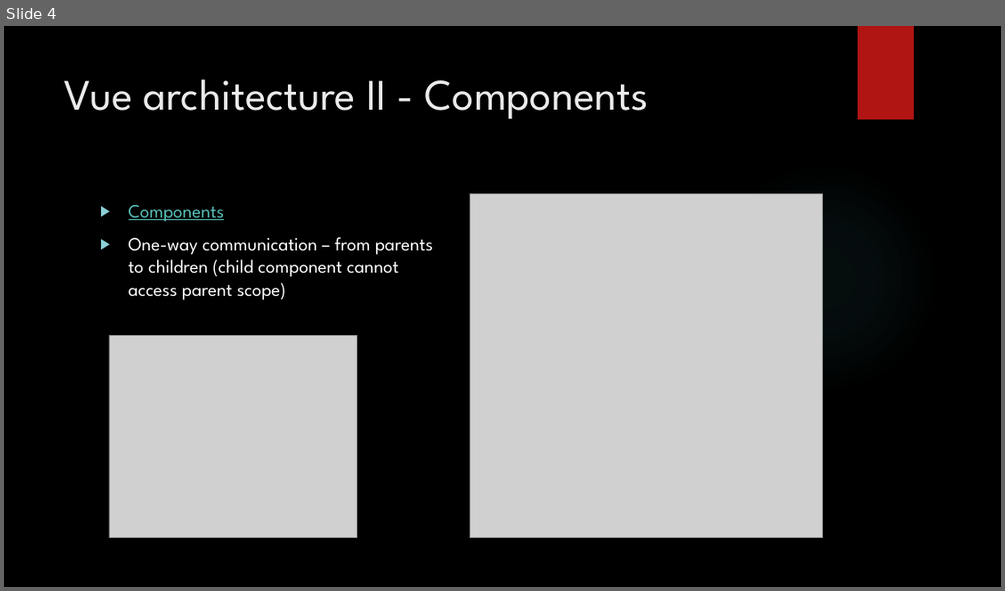
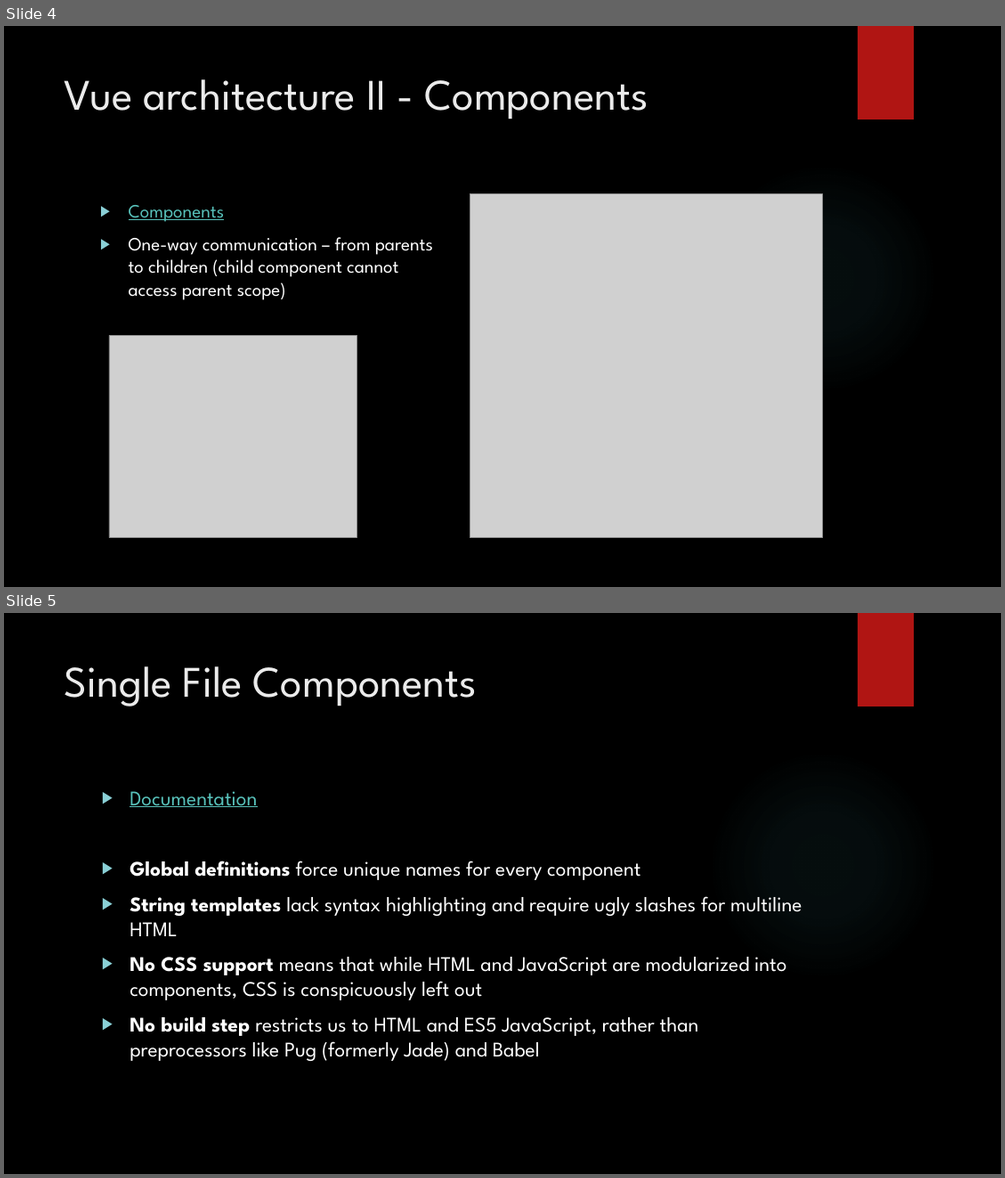
Before and after one commit to lukasmakac/bchistory, a slide deck: VUE.pptx. Shown one above the other, each under a label of ours: slide 4 before the commit, slides 4 and 5 after it. The pictures are 1005x591 and 1005x1178 pixels, drawn with LibreOffice and Linux fonts; fonts in the diff are those of the drawing; grey boxes stand for pictures; background and template pictures are left out. Boxes give left, top, right and bottom in pixels: in the first picture for what was removed or moved away, otherwise in the second. Text is boxed around its words. In the diff, an @@ line names an element or a change of style, - is before the commit and + after.

```diff
--- a/VUE.pptx
+++ b/VUE.pptx
@@ slide 5 added at (4, 613, 1001, 1174), background picture (left out); not listed: 2 template elements that a slide beside it also shows @@
@@ title added at (65, 666, 477, 706), 42 pt, text #EBEBEB @@
+Single File Components
@@ text added at (129, 791, 801, 1061), 20 pt, text #FFFFFF @@
+▶ Documentation
+▶ Global definitions force unique names for every component
+▶ String templates lack syntax highlighting and require ugly slashes for multiline HTML
+▶ No CSS support means that while HTML and JavaScript are modularized into components, CSS is conspicuously left out
+▶ No build step restricts us to HTML and ES5 JavaScript, rather than preprocessors like Pug (formerly Jade) and Babel
```
Also in this commit, not shown: 2 slides changed.
